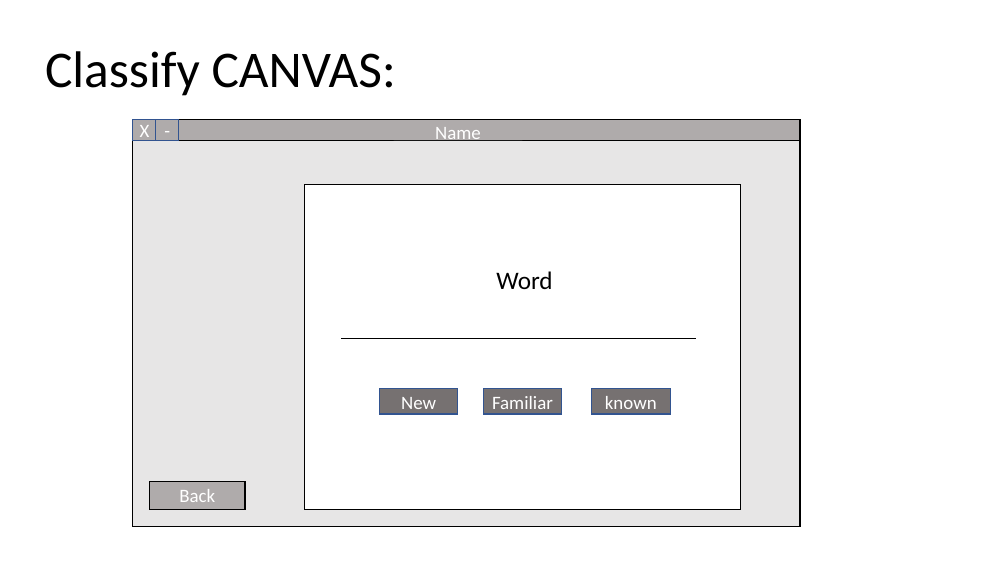
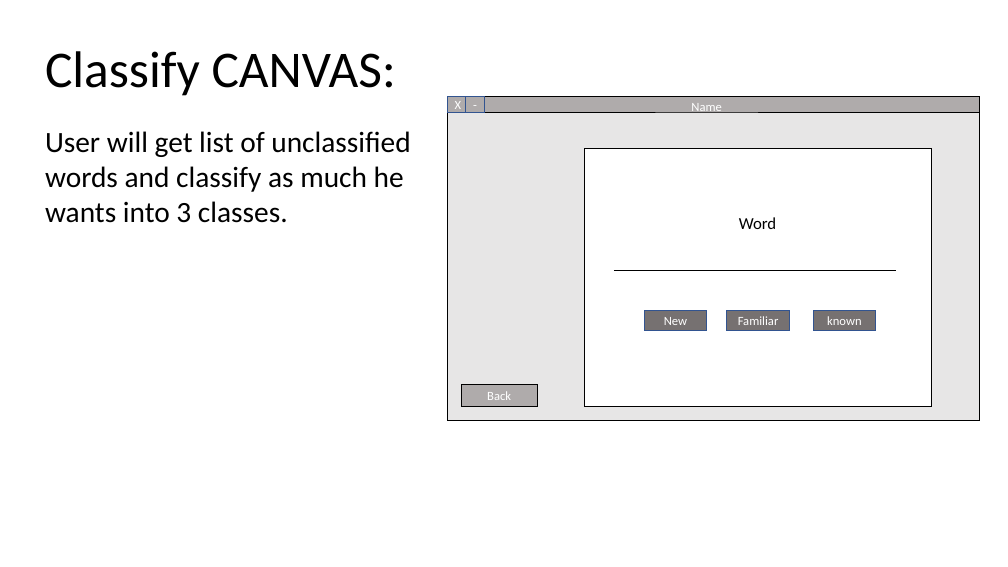
Before and after one commit to avivpaskaro/master_vocabulary, a slide deck: slide 3 of Project scheme.pptx (slide 4 before the commit). Drawn at 1008x567 pixels with LibreOffice and Linux fonts; fonts in the diff are those of the drawing. Boxes give left, top, right and bottom in pixels: in the first picture for what was removed or moved away, otherwise in the second. Text is boxed around its words. In the diff, an @@ line names an element or a change of style, - is before the commit and + after.

```diff
--- a/Project scheme.pptx
+++ b/Project scheme.pptx
@@ rectangle "X" resized from (x1=132, y1=119, x2=156, y2=140) to (x1=448, y1=96, x2=467, y2=113) @@
@@ rectangle resized from (x1=132, y1=140, x2=800, y2=527) to (x1=448, y1=113, x2=980, y2=420) @@
@@ rectangle resized from (x1=132, y1=119, x2=800, y2=140) to (x1=448, y1=96, x2=980, y2=113) @@
@@ size 18 to 12 pt in 7 elements at (x1=448, y1=96, x2=467, y2=113), (x1=656, y1=100, x2=758, y2=113), (x1=461, y1=384, x2=537, y2=406), (x1=644, y1=311, x2=707, y2=330), (x1=727, y1=311, x2=789, y2=330), (x1=814, y1=311, x2=876, y2=330), (x1=466, y1=96, x2=485, y2=113) @@
@@ rectangle "-" resized from (x1=156, y1=119, x2=179, y2=140) to (x1=466, y1=96, x2=485, y2=113) @@
@@ rectangle "Name" resized from (x1=394, y1=124, x2=523, y2=141) to (x1=656, y1=100, x2=758, y2=113) @@
@@ text at (x1=45, y1=131, x2=410, y2=223): paragraph added @@
+User will get list of unclassified words and classify as much he wants into 3 classes.
@@ rectangle resized from (x1=305, y1=185, x2=740, y2=509) to (x1=585, y1=148, x2=932, y2=407) @@
@@ text "Word" moved from (x1=496, y1=271, x2=552, y2=289) to (x1=739, y1=217, x2=776, y2=229) @@
@@ text "Word" at (x1=739, y1=217, x2=776, y2=229): size 24 to 16 pt @@
@@ line moved from (341, 339) - (696, 339) to (614, 271) - (896, 271) @@
@@ rectangle "New" resized from (x1=380, y1=389, x2=458, y2=414) to (x1=644, y1=311, x2=707, y2=330) @@
@@ rectangle "Familiar" resized from (x1=483, y1=389, x2=562, y2=414) to (x1=727, y1=311, x2=789, y2=330) @@
@@ rectangle "known" resized from (x1=591, y1=389, x2=670, y2=414) to (x1=814, y1=311, x2=876, y2=330) @@
@@ rectangle "Back" resized from (x1=150, y1=482, x2=245, y2=510) to (x1=461, y1=384, x2=537, y2=406) @@
```
Also in this commit, not shown: 2 other slides changed, 1 slide added, 4 slides removed.
